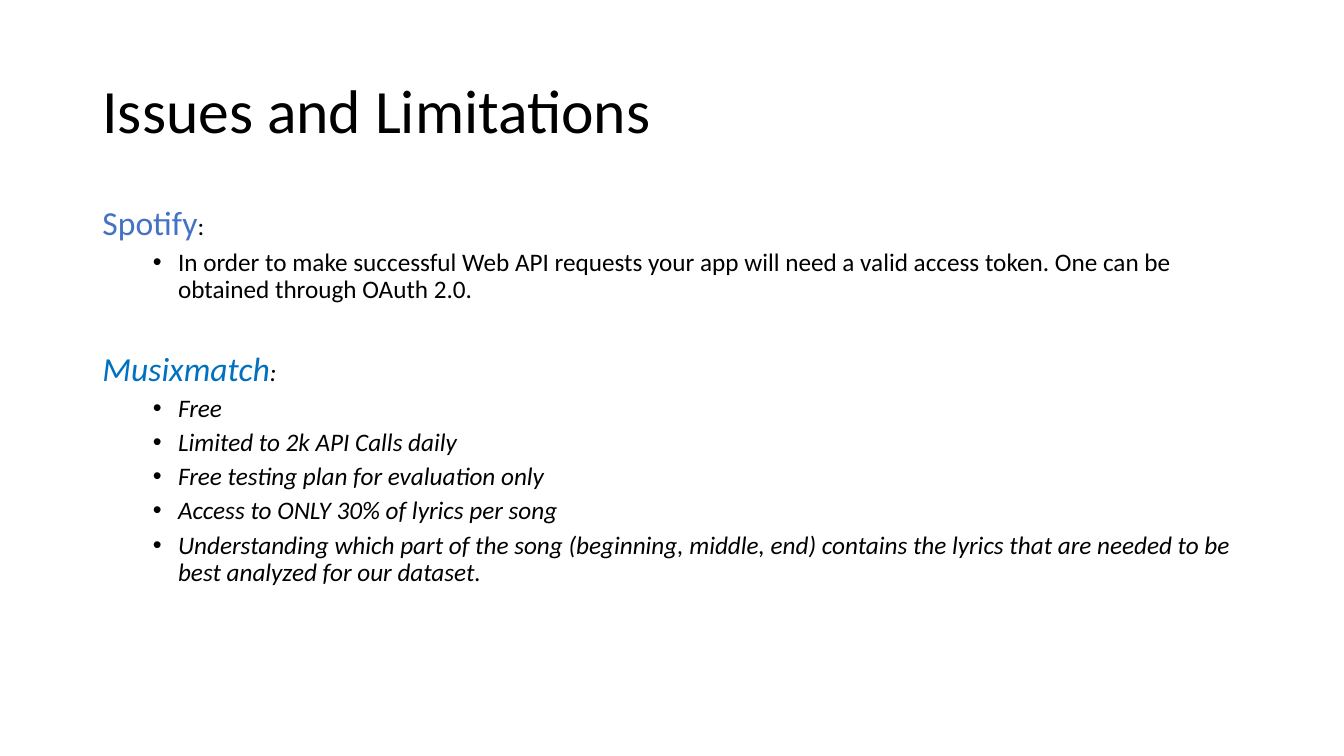
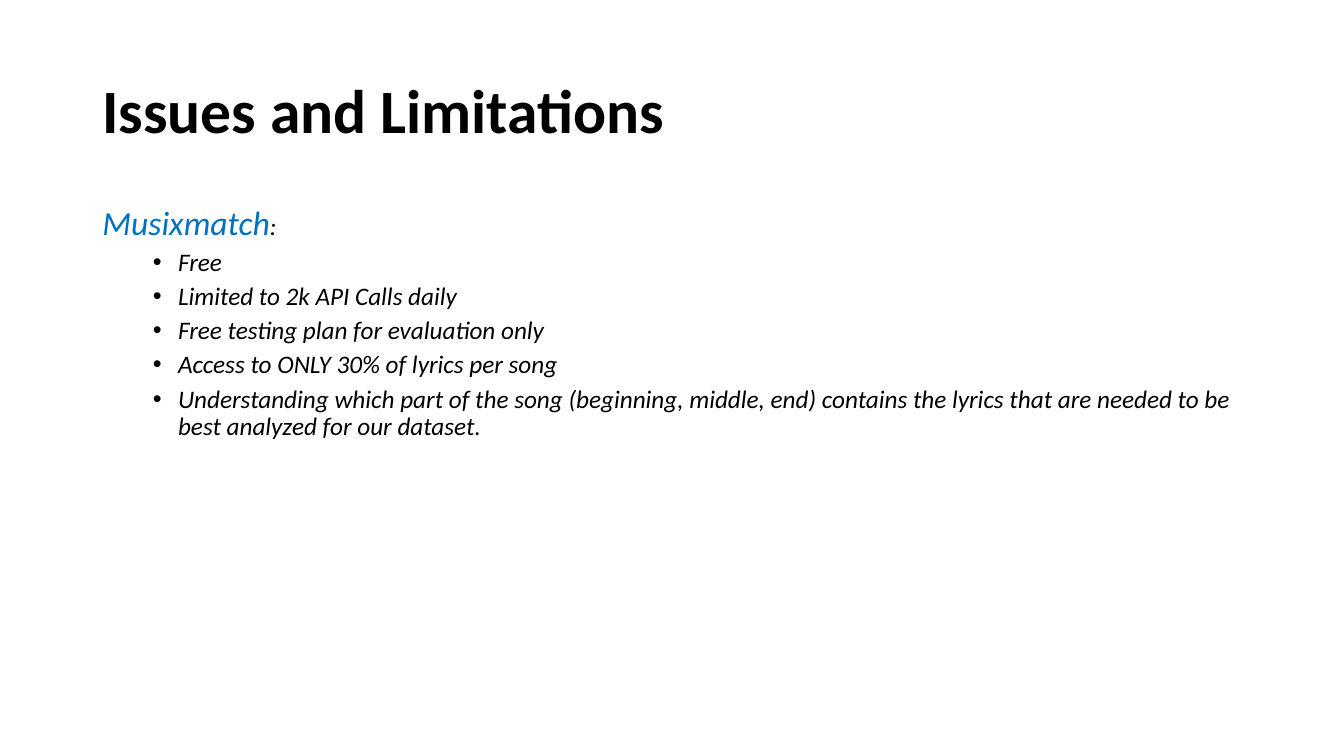
Before and after one commit to TrevorPawlewicz/DSCI-511-Course-Project, a slide deck: slide 10 of Presentation PowerPoint/Project-Presentation-Template.pptx (slide 11 before the commit). Drawn at 1344x756 pixels with LibreOffice and Linux fonts; fonts in the diff are those of the drawing. Boxes give left, top, right and bottom in pixels: in the first picture for what was removed or moved away, otherwise in the second. Text is boxed around its words. In the diff, an @@ line names an element or a change of style, - is before the commit and + after.

```diff
--- a/Presentation PowerPoint/Project-Presentation-Template.pptx
+++ b/Presentation PowerPoint/Project-Presentation-Template.pptx
@@ title "Issues and Limitations" at (x1=102, y1=89, x2=665, y2=134): bold on @@
@@ text at (x1=102, y1=212, x2=1170, y2=303): paragraphs removed @@
-Spotify:
-  • In order to make successful Web API requests your app will need a valid access token. One can be obtained through OAuth 2.0.
```
Also in this commit, not shown: 6 other slides changed, 6 slides added, 2 slides removed.
